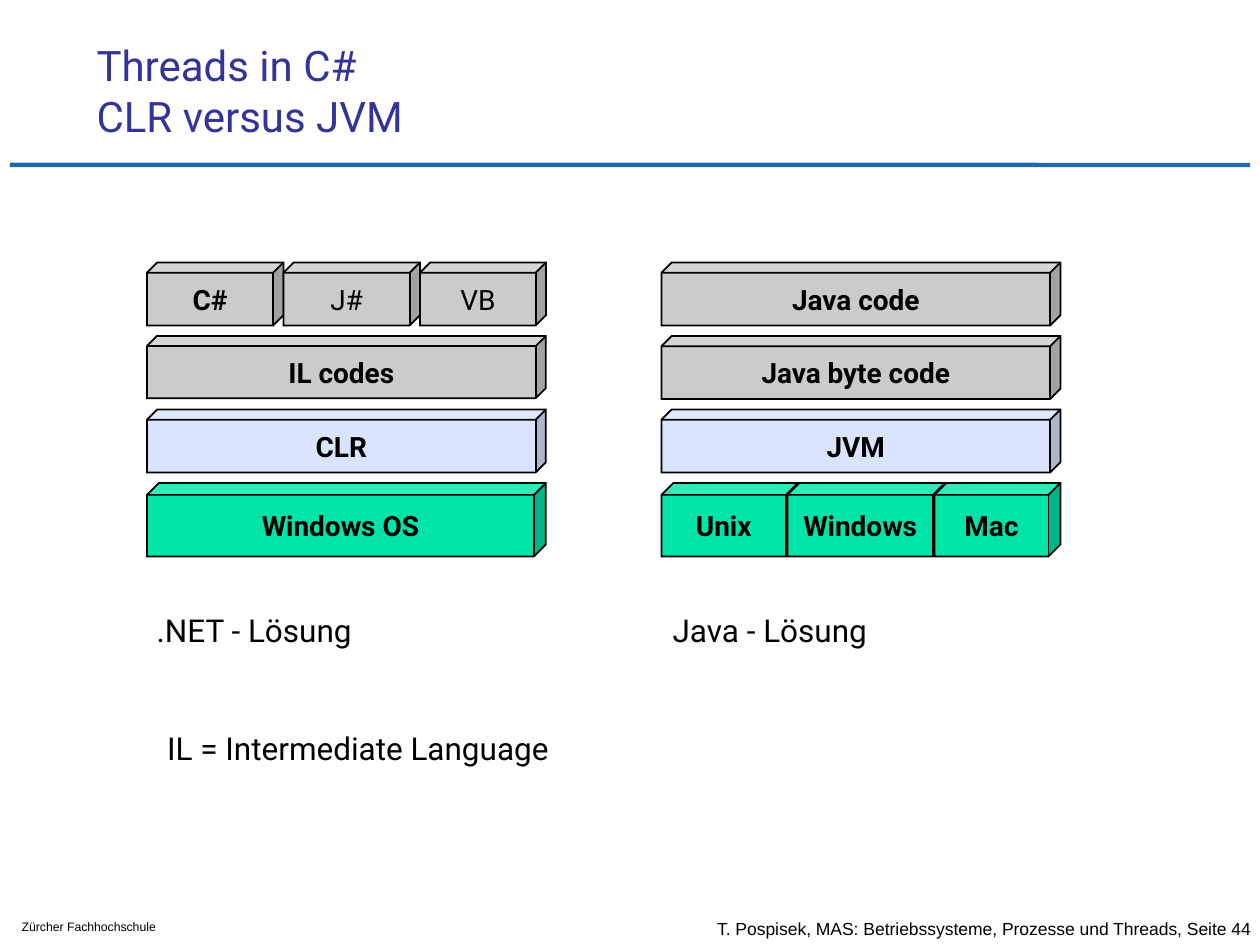
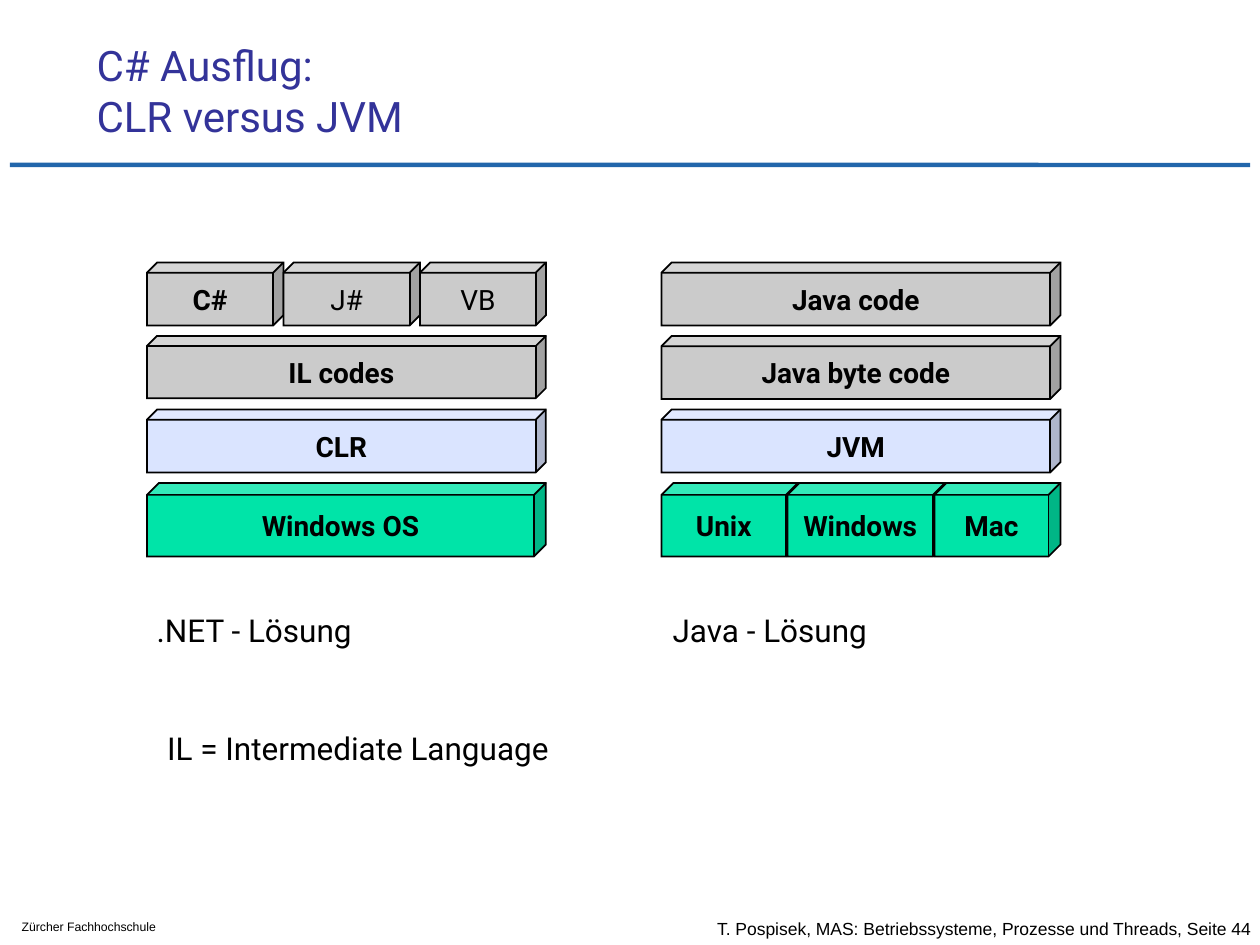
Before and after one commit to tpo/betriebssysteme, a slide deck: slide 44 of 05-2_Prozesse_und_Threads.odp. Drawn at 1260x945 pixels with LibreOffice and Linux fonts; fonts in the diff are those of the drawing; background and template pictures are left out. Boxes give left, top, right and bottom in pixels: in the first picture for what was removed or moved away, otherwise in the second. Text is boxed around its words. In the diff, an @@ line names an element or a change of style, - is before the commit and + after.

Commit message:
Threads in C# abgetrennt und nach optional/ verschoben
Der Grund ist, dass Threads in C# praktisch gleich funktionieren wie in
Java. Somit ist das ziemlich redundant. -> verschlanken

```diff
--- a/05-2_Prozesse_und_Threads.odp
+++ b/05-2_Prozesse_und_Threads.odp
@@ title at bbox=[97, 49, 403, 133]: text changed @@
-Threads in C#
-CLR versus JVM
+C# Ausflug:
+CLR versus JVM
```
Also in this commit, not shown: 2 other slides changed, 1 slide added, 4 slides removed, 3 other files.
